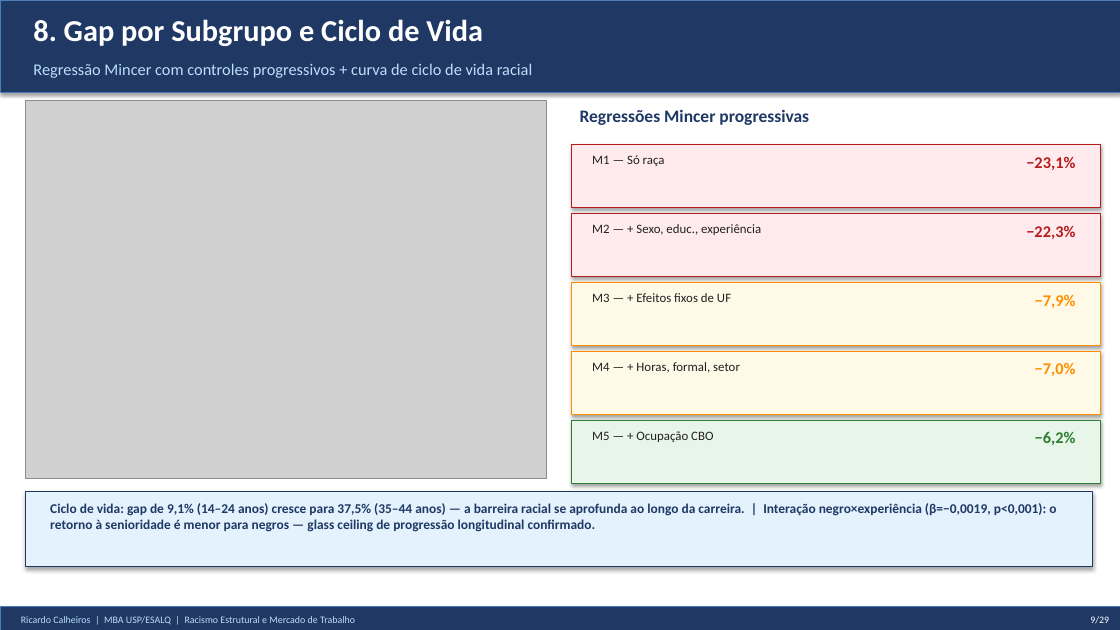
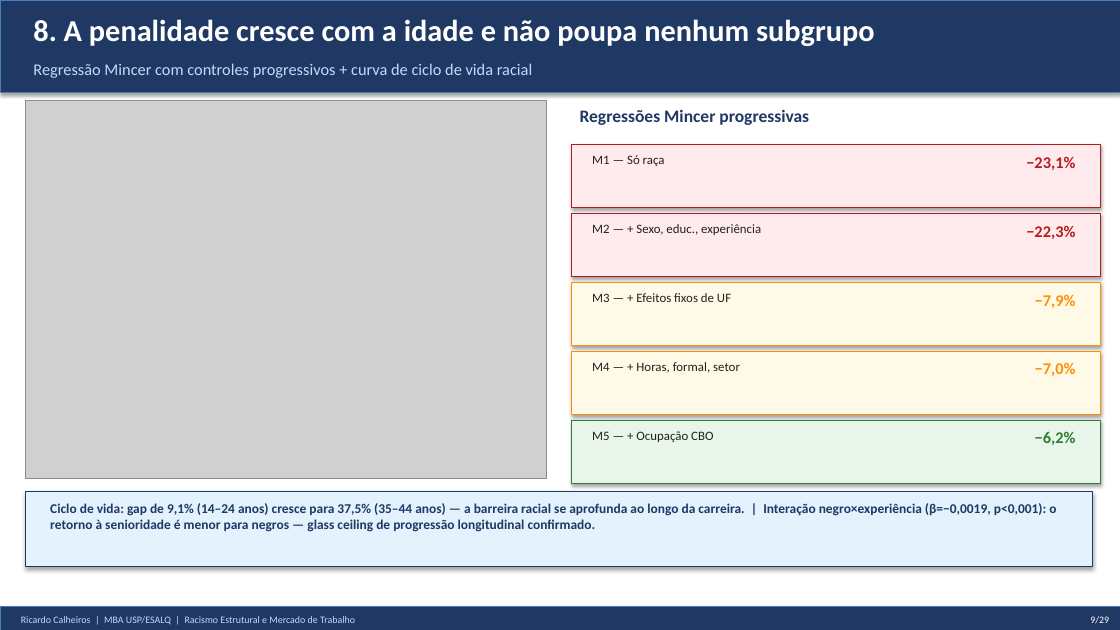
Before and after one commit to rickinrj-ux/ProjetoRacismoPNAD, a slide deck: slide 9 of entregaveis/apresentacao_tcc.pptx. Drawn at 1120x630 pixels with LibreOffice and Linux fonts; fonts in the diff are those of the drawing; grey boxes stand for pictures. Boxes give left, top, right and bottom in pixels: in the first picture for what was removed or moved away, otherwise in the second. Text is boxed around its words. In the diff, an @@ line names an element or a change of style, - is before the commit and + after.

```diff
--- a/entregaveis/apresentacao_tcc.pptx
+++ b/entregaveis/apresentacao_tcc.pptx
@@ text at <box>33,19,875,46</box>: text changed @@
-8. Gap por Subgrupo e Ciclo de Vida
+8. A penalidade cresce com a idade e não poupa nenhum subgrupo
```
Also in this commit, not shown: 18 other slides changed, 15 other files.
